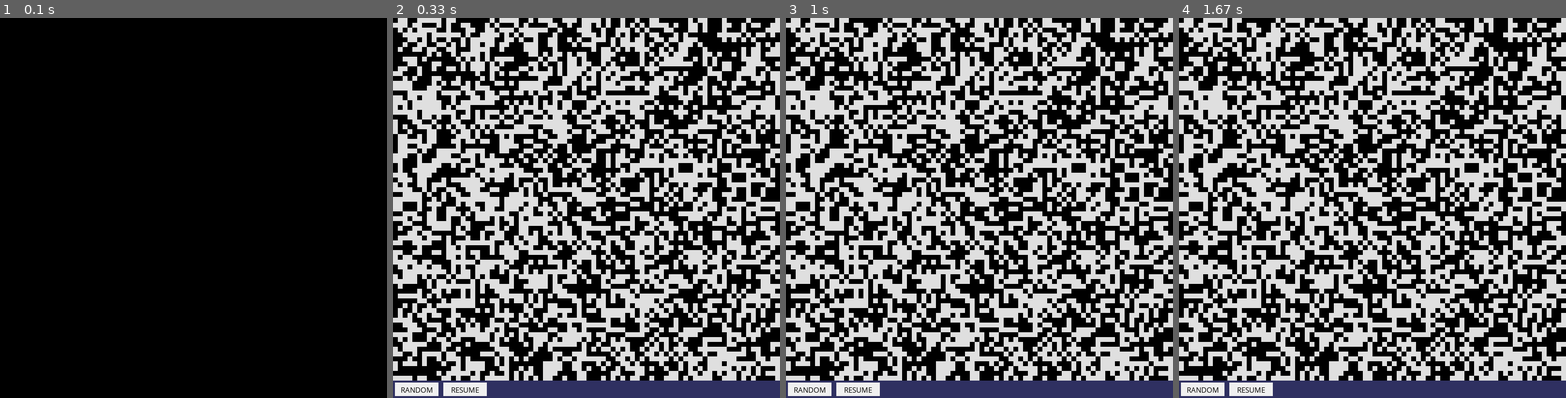
Above: before the commit, frames 1-4 (left to right).
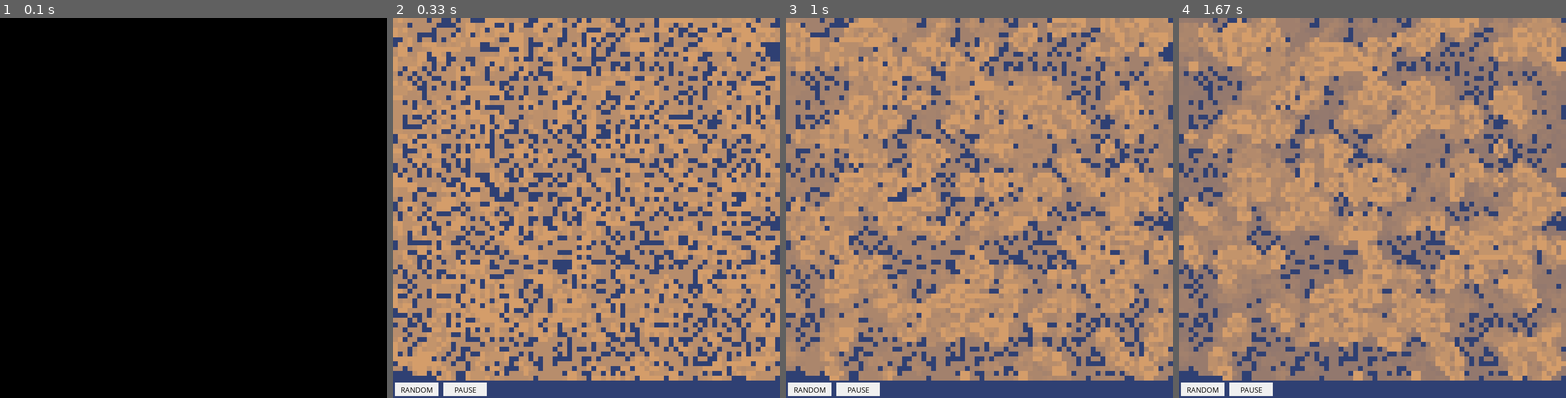
Above: after the commit, the same moments.

Repository: bischoff-m/game-of-life-pygame
Game: pygame game, started from src/main.py
Same seed, same stepped clock (60 frames per second), same inputs: the game is played once before the commit and once after it.
Inputs:
- Up to frame 1 (0.1 s): no input
- Up to frame 2 (0.33 s): no input
- Up to frame 3 (1 s): no input
- Up to frame 4 (1.67 s): no input

Frame 1 is identical in both runs. In frame 2, 95% of the frame differs, in the area x 0-100%, y 0-99%; in frame 3, 95%; in frame 4, 95%.

Commit message:
Calc cell color as 2-color gradient of when it was last active

Diff:
--- a/src/main.py
+++ b/src/main.py
@@ -1,28 +1,59 @@
-from typing import List
+from typing import Callable, List, Optional
 import pygame
 import sys
 import numpy as np
 from ui_elements import Button
 
+
+class Gradient:
+    def __init__(
+        self,
+        primary: pygame.Color,
+        secondary: pygame.Color,
+        steps: int,
+        ease_func: Optional[Callable[[float], float]] = None,
+    ):
+        self.steps = steps
+        # Calculate immediate color steps
+        # 0 -> primary, steps -> secondary
+        self.colors: List[pygame.Color] = []
+        for i in range(steps):
+            val = i / (steps - 1)
+            if ease_func:
+                val = ease_func(val)
+            self.colors.append(primary.lerp(secondary, val))
+
+    def get(self, step: int) -> pygame.Color:
+        if step < 0 or step >= self.steps:
+            raise ValueError("Step out of bounds")
+        return self.colors[step]
+
+
 # Constants
-BLACK = pygame.Color("#2f3061")
-WHITE = pygame.Color("#dfdfdf")
+PRIMARY_COLOR = pygame.Color("#d49d6a")
+SECONDAY_COLOR = pygame.Color("#2f4073")
 GRID_HEIGHT = 750
 GRID_WIDTH = 800
 FOOTER_HEIGHT = 36
 BLOCK_SIZE = 10
-state = np.zeros((GRID_WIDTH // BLOCK_SIZE, GRID_HEIGHT // BLOCK_SIZE))
-prev_states = np.zeros((3, state.shape[0], state.shape[1]))
+gradient = Gradient(PRIMARY_COLOR, SECONDAY_COLOR, 100, lambda x: x**0.5)
 ui_elements: List[Button] = []
-is_paused = True
+is_paused = False
+
+# State of the grid
+# 0 = currently active
+# 1 = was active 1 step ago
+# n = inactive
+# Game of Life rules are applied for == 0 (active) and > 0 (inactive)
+state = np.zeros((GRID_WIDTH // BLOCK_SIZE, GRID_HEIGHT // BLOCK_SIZE), dtype=int)
 
 
 def main():
-    global SCREEN, CLOCK, state, is_paused
+    global SCREEN, CLOCK
     pygame.init()
     SCREEN = pygame.display.set_mode((GRID_WIDTH, GRID_HEIGHT + FOOTER_HEIGHT))
     CLOCK = pygame.time.Clock()
-    SCREEN.fill(BLACK)
+    SCREEN.fill(SECONDAY_COLOR)
 
     # Initialize state
     init_state_random()
@@ -56,51 +87,50 @@
 def init_state_random():
     for x, y in np.ndindex(state.shape):
         state[x][y] = np.random.randint(0, 2)
+    # Set all inactive cells to max value
+    state[state == 1] = gradient.steps - 1
 
 
 def update_state():
+    global state
+    # For new_state == 1 <-> active, == 0 <-> inactive
+    new_state = np.zeros_like(state)
+
     # Game of Life rules
-    new_state = np.zeros_like(state)
     for x, y in np.ndindex(state.shape):
+        # Count neighbors
         neighbors = 0
         for dx, dy in np.ndindex((3, 3)):
             if dx == 1 and dy == 1:
                 continue
             new_x = x + dx - 1
             new_y = y + dy - 1
-            if 0 <= new_x < state.shape[0] and 0 <= new_y < state.shape[1]:
-                neighbors += state[new_x][new_y]
+            if (
+                0 <= new_x < state.shape[0]
+                and 0 <= new_y < state.shape[1]
+                and state[new_x][new_y] == 0
+            ):
+                neighbors += 1
 
-        if state[x][y] == 1:
-            if neighbors < 2 or neighbors > 3:
-                new_state[x][y] = 0
-            else:
+        # Apply rules
+        if state[x][y] == 0:
+            if neighbors == 2 or neighbors == 3:
                 new_state[x][y] = 1
         else:
             if neighbors == 3:
                 new_state[x][y] = 1
 
-    # Update state
-    prev_states[2] = prev_states[1]
-    prev_states[1] = prev_states[0]
-    prev_states[0] = state.copy()
-    state[:] = new_state
+    # Shift inactive cells
+    state += 1
+    # Set cells to 0 that are active now
+    state[new_state == 1] = 0
+    # Clip to max value
+    state = np.clip(state, 0, gradient.steps - 1)
 
 
 def draw_grid():
     for x, y in np.ndindex(state.shape):
-        # Brightness ranges from 0 to 1
-        brightness = state[x][y]
-        brightness += 0.5 * prev_states[0][x][y]
-        brightness += 0.25 * prev_states[1][x][y]
-        brightness += 0.125 * prev_states[2][x][y]
-        brightness = min(1, brightness)
-        # Use darkness to scale color
-        color = pygame.Color(
-            int(WHITE.r * brightness),
-            int(WHITE.g * brightness),
-            int(WHITE.b * brightness),
-        )
+        color = gradient.get(state[x][y])
         rect = pygame.Rect(x * BLOCK_SIZE, y * BLOCK_SIZE, BLOCK_SIZE, BLOCK_SIZE)
         pygame.draw.rect(SCREEN, color, rect)
 
